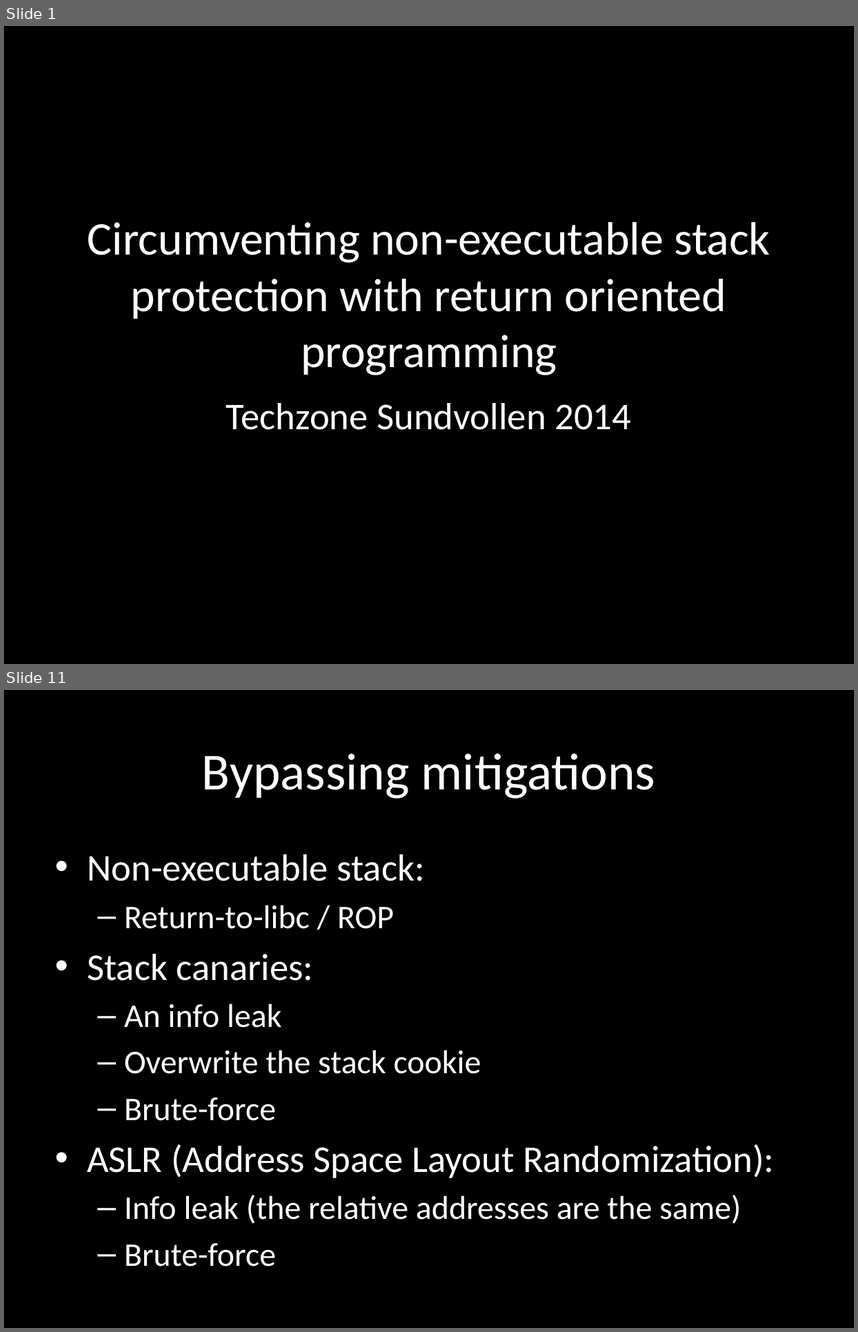
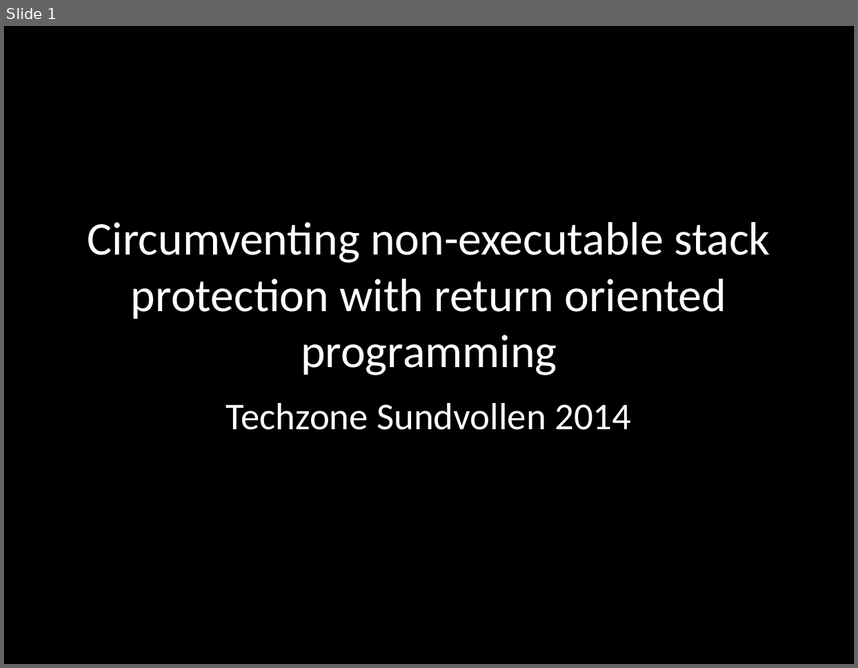
Before and after one commit to wuurrd/techzonepresentation, a slide deck: presentation.pptx. Shown one above the other, each under a label of ours: slides 1 and 11 before the commit, slide 1 after it; the slides between them are not shown. The pictures are 858x1332 and 858x668 pixels, drawn with LibreOffice and Linux fonts; fonts in the diff are those of the drawing. Boxes give left, top, right and bottom in pixels: in the first picture for what was removed or moved away, otherwise in the second. Text is boxed around its words. In the diff, an @@ line names an element or a change of style, - is before the commit and + after.

```diff
--- a/presentation.pptx
+++ b/presentation.pptx
@@ slide 11 removed at (x1=4, y1=690, x2=854, y2=1328), background #000000 @@
@@ title removed at (x1=202, y1=753, x2=655, y2=798) @@
-Bypassing mitigations
@@ text removed at (x1=87, y1=854, x2=774, y2=1266) @@
-• Non-executable stack:
-  – Return-to-libc / ROP
-• Stack canaries:
-  – An info leak
-  – Overwrite the stack cookie
-  – Brute-force
-• ASLR (Address Space Layout Randomization):
-  – Info leak (the relative addresses are the same)
-  – Brute-force
```
Also in this commit, not shown: 10 slides changed, 8 slides added, 17 other slides removed.
